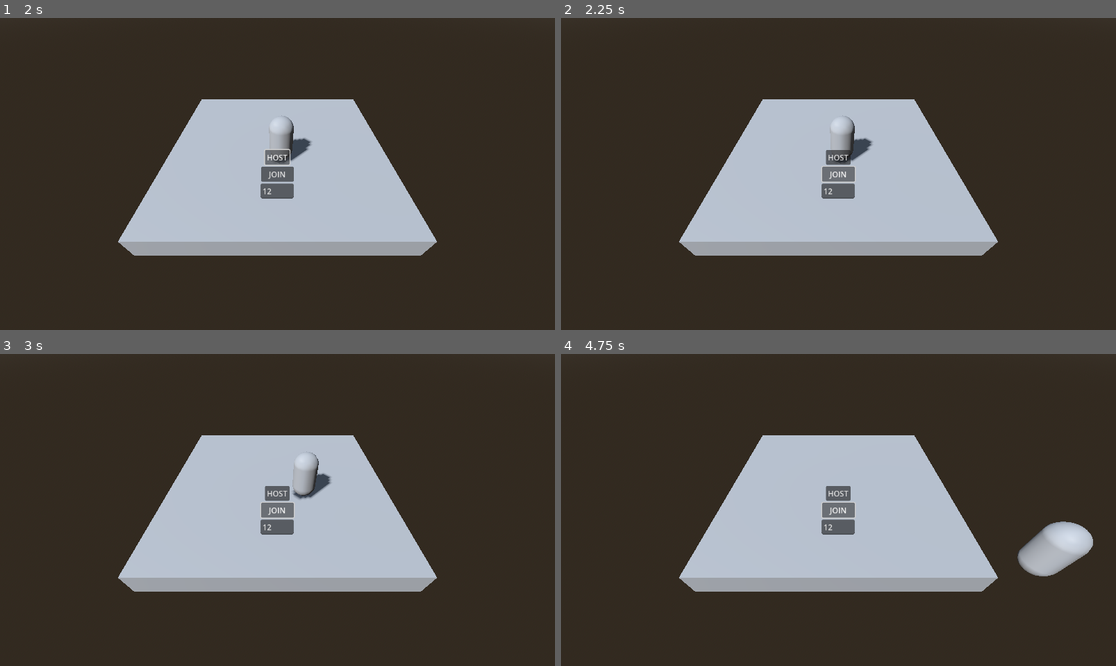
Above: before the commit, frames 1-4 (two rows, left to right).
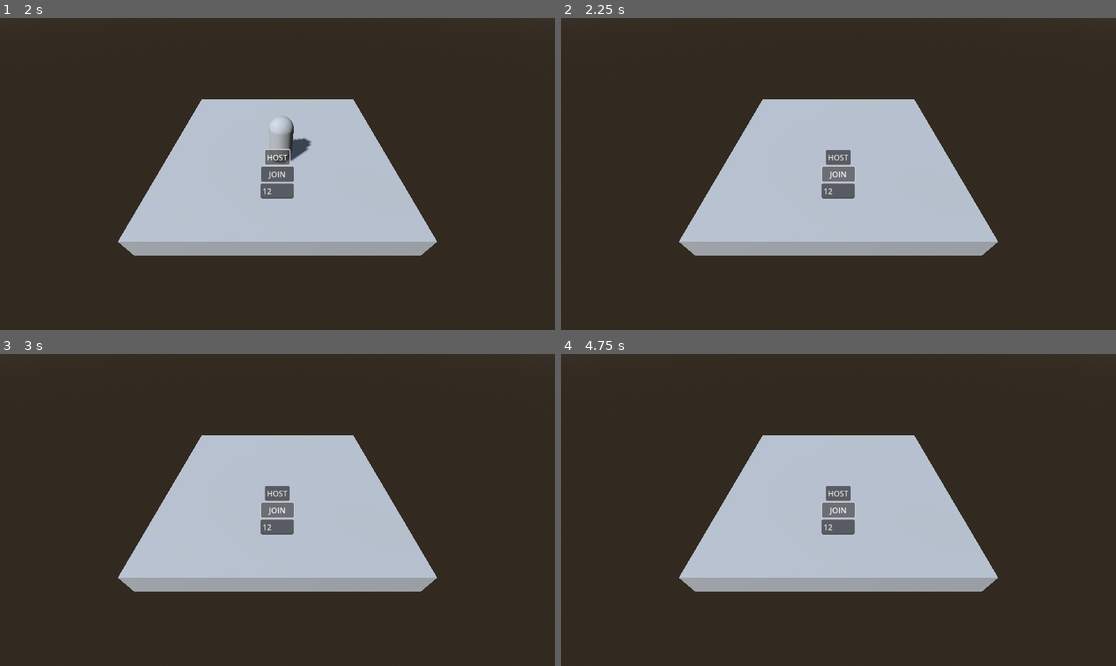
Above: after the commit, the same moments.

Repository: LeonStansfield/Basic-Godot-Multiplayer-Framework
Game: Godot game, scene res://Scenes/main.tscn
The game is run twice, just before and just after one commit, with the same random seed, the same clock (stepped at 60 frames per second) and the same inputs.
Inputs (mouse positions are in pixels of both pictures, inside the frame that each line leads up to):
- Up to frame 1 (2 s): click (277, 189) at 0.52 s; type "12" at 0.6 s; click "HOST" at 1.25 s
- Up to frame 2 (2.25 s): click "JOIN" at 2 s
- Up to frame 3 (3 s): hold D (move_right) from 2.78 s (still down)
- Up to frame 4 (4.75 s): release D (move_right) at 3.53 s; hold S (move_back) 3.53-4.28 s; hold D (move_right) from 4.28 s (still down)

Frame 1 is identical in both runs. In frame 2, 0.4% of the frame differs, in the area x 48-57%, y 31-47%; in frame 3, 0.4%; in frame 4, 1.6%, in the area x 82-96%, y 53-72%.

Commit message:
Fixed more bugs with state management and cleanup in multiplayer

Diff:
--- a/scripts/main.gd
+++ b/scripts/main.gd
@@ -20,10 +20,11 @@
 	multiplayer.connection_failed.connect(_on_connection_failed)
 	multiplayer.server_disconnected.connect(_on_server_disconnected)
 
-	multiplayer.peer_connected.connect(_on_peer_connected)       # Fires on server
-	multiplayer.peer_disconnected.connect(_on_peer_disconnected) # Fires on server
+	multiplayer.peer_connected.connect(_on_peer_connected)
+	multiplayer.peer_disconnected.connect(_on_peer_disconnected)
 
 func host_game():
+	reset_game_state() # Clear any leftover players before hosting
 	var peer := ENetMultiplayerPeer.new()
 	peer.create_server(PORT, MAX_PLAYERS)
 	multiplayer.multiplayer_peer = peer
@@ -33,6 +34,7 @@
 	spawn_local(multiplayer.get_unique_id())
 
 func join_game():
+	reset_game_state() # Clear any leftover players before joining
 	var ip: String = ip_input.text.strip_edges()
 	var peer := ENetMultiplayerPeer.new()
 	var err := peer.create_client(ip, PORT)
@@ -44,14 +46,16 @@
 
 func _on_connected_to_server():
 	print("Connected to server")
-	# Client spawns itself locally
+	# Client spawns itself locally (remove old if any)
 	spawn_local(multiplayer.get_unique_id())
 
 func _on_connection_failed():
 	print("Connection failed")
+	reset_game_state()
 
 func _on_server_disconnected():
 	print("Disconnected from server")
+	reset_game_state()
 
 func _on_peer_connected(id: int):
 	# SERVER ONLY: a new client arrived.
@@ -65,7 +69,6 @@
 
 	# 2) Tell the new client to spawn all EXISTING players (including host and any other clients)
 	for existing_id in players.keys():
-		# New client will create a matching node with the same deterministic name.
 		if existing_id != id:
 			spawn_remote.rpc_id(id, existing_id)
 
@@ -81,21 +84,15 @@
 	despawn_local(id)            # also remove on server
 
 func spawn_local(peer_id: int):
+	# Remove old local player if exists (Fix A)
 	if players.has(peer_id):
-		return # already spawned
+		despawn_local(peer_id)
 
 	var p := player_scene.instantiate()
-
-	# Deterministic name so both sides share the same NodePath
 	p.name = "Player_%s" % str(peer_id)
-
-	# Add to the same parent path on all peers BEFORE setting transforms
 	add_child(p)
-
-	# Assign authority BEFORE any RPCs run
 	p.set_multiplayer_authority(peer_id)
 
-	# Now safe to position (node is inside tree)
 	if is_instance_valid(start_area):
 		p.global_position = start_area.global_position + Vector3(randf() * 5.0, 0.0, randf() * 5.0)
 
@@ -104,7 +101,6 @@
 
 @rpc("authority")
 func spawn_remote(peer_id: int):
-	# Runs on clients when server tells them to spawn someone
 	spawn_local(peer_id)
 
 @rpc("authority")
@@ -117,3 +113,15 @@
 		if is_instance_valid(n):
 			n.queue_free()
 		players.erase(peer_id)
+
+func reset_game_state():
+	# Remove all player nodes
+	for id in players.keys():
+		var n: Node = players[id]
+		if is_instance_valid(n):
+			n.queue_free()
+	players.clear()
+
+	# Reset multiplayer peer
+	multiplayer.multiplayer_peer = null
+	print("Game state reset to initial state")
